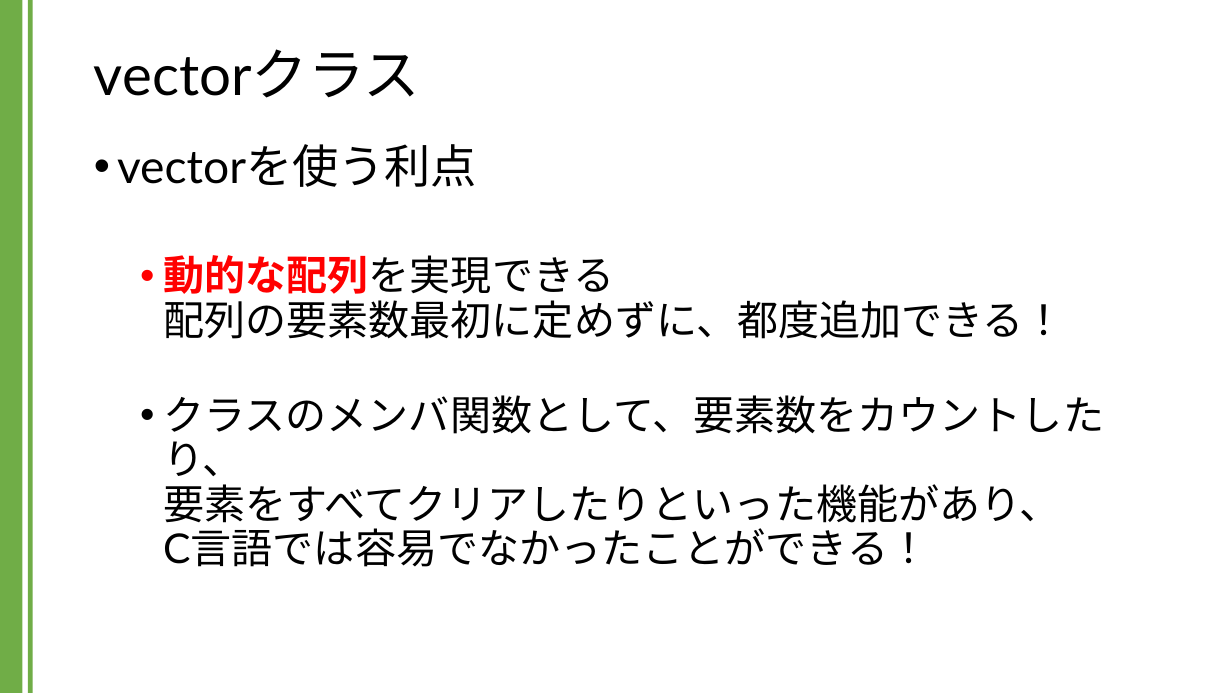
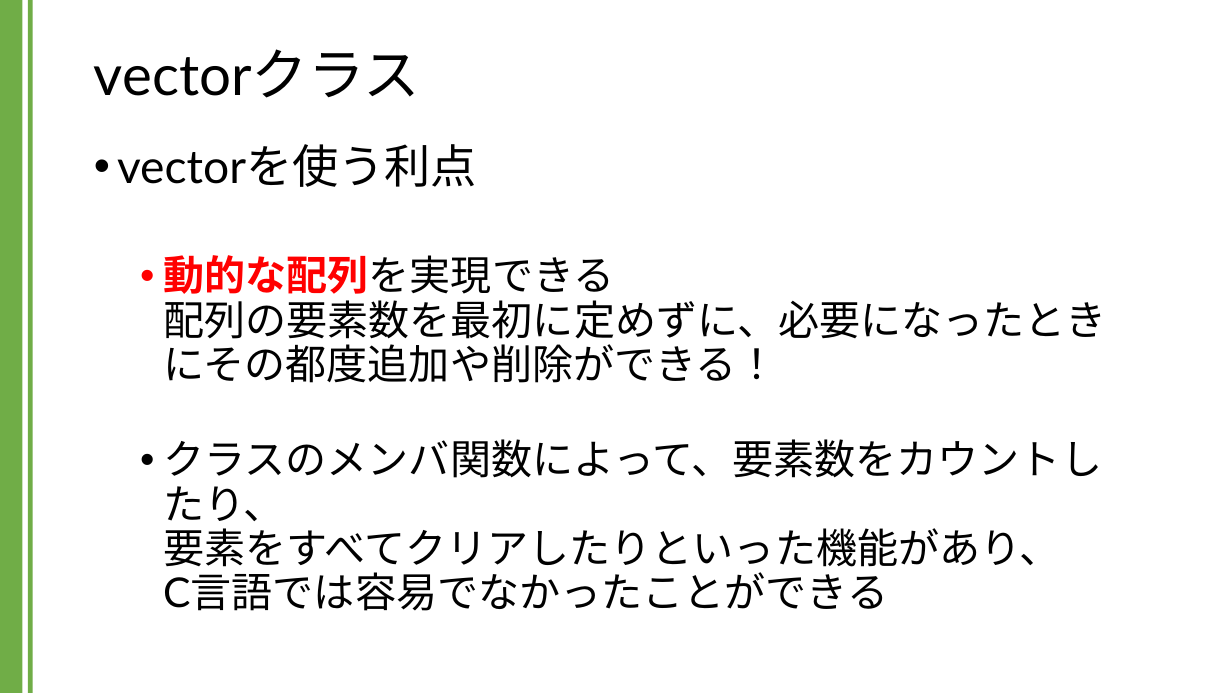
Before and after one commit to kic-murata/cpp2024, a slide deck: slide 6 of 授業資料/講義資料：Vectorクラス.pptx (slide 5 before the commit). Drawn at 1232x693 pixels with LibreOffice and Linux fonts; fonts in the diff are those of the drawing. Boxes give left, top, right and bottom in pixels: in the first picture for what was removed or moved away, otherwise in the second. Text is boxed around its words. In the diff, an @@ line names an element or a change of style, - is before the commit and + after.

```diff
--- a/授業資料/講義資料：Vectorクラス.pptx
+++ b/授業資料/講義資料：Vectorクラス.pptx
@@ text at [163, 255, 1107, 611]: text changed @@
-  • 動的な配列を実現できる
-    配列の要素数最初に定めずに、都度追加できる！
-  • クラスのメンバ関数として、要素数をカウントしたり、
-    要素をすべてクリアしたりといった機能があり、
-    C言語では容易でなかったことができる！
+  • 動的な配列を実現できる
+    配列の要素数を最初に定めずに、必要になったときにその都度追加や削除ができる！
+  • クラスのメンバ関数によって、要素数をカウントしたり、
+    要素をすべてクリアしたりといった機能があり、
+    C言語では容易でなかったことができる
```
Also in this commit, not shown: 21 other slides changed, 3 slides added, 1 other file.
